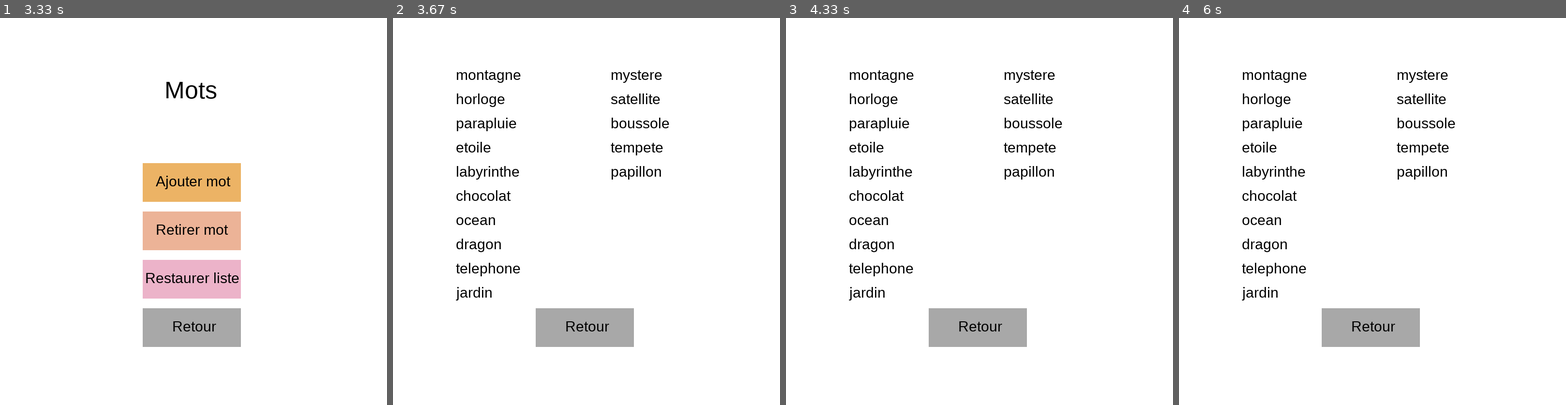
Above: before the commit, frames 1-4 (left to right).
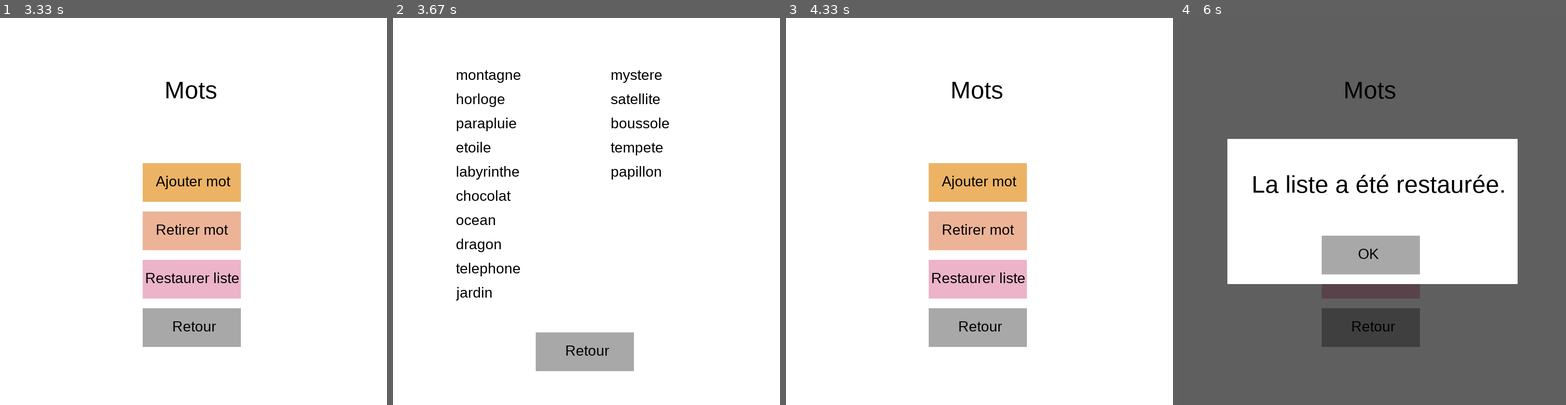
Above: after the commit, the same moments.

Repository: nicolas-riera/pendu
Game: pygame game, started from main.py
Same seed, same stepped clock (60 frames per second), same inputs: the game is played once before the commit and once after it.
Inputs (mouse positions are in pixels of both pictures, inside the frame that each line leads up to):
- Up to frame 1 (3.33 s): click "Jouer" at 0.38 s; click (232, 296) at 2.78 s; click "Mots" at 3.12 s
- Up to frame 2 (3.67 s): click (632, 246) at 3.45 s
- Up to frame 3 (4.33 s): click "telephone" at 3.78 s; click (979, 350) at 4.12 s, where only the run after the commit has a clickable "Retour"
- Up to frame 4 (6 s): click (1372, 180) at 4.45 s, where only the run after the commit has a clickable "Ajouter mot"; tap Enter at 4.73 s; click (1372, 254) at 5.12 s, where only the run after the commit has a clickable "OK"; click (1372, 327) at 5.45 s, where only the run after the commit has a clickable "Retour"; click (1372, 281) at 5.78 s, where only the run after the commit has a clickable "Restaurer liste"

Frame 1 is identical in both runs. In frame 2, 3.2% of the frame differs, in the area x 36-63%, y 75-92%; in frame 3, 9.8%; in frame 4, 76%, in the area x 0-100%, y 0-100%.

Commit message:
feat(remove_word): Added remove word feature

Diff:
--- a/src/options.py
+++ b/src/options.py
@@ -246,6 +246,8 @@
 
     while True:
 
+        clickable_words = []
+
         # pygame events
 
         events, mouseclicked, escpressed = pygame_events()
@@ -256,46 +258,74 @@
 
         for i in range(words_list_current_page * 20, len(words_list)):
             if (i-words_list_current_page * 20) < 10:
-                render_adaptive_text(
-            screen=screen,
-            text=words_list[i],
-            x=130,
-            y=100 + 50 * (i-words_list_current_page * 20),
-            max_width=250,
-            font_path=FONT_PATH
-            )
+                word_rect = render_adaptive_text(
+                    screen=screen,
+                    text=words_list[i],
+                    x=130,
+                    y=100 + 50 * (i-words_list_current_page * 20),
+                    max_width=250,
+                    font_path=FONT_PATH,
+                    clickable=True
+                )
+
+                clickable_words.append((words_list[i], word_rect))
+
 
             elif (i-words_list_current_page * 20) < 20:
-                render_adaptive_text(
-            screen=screen,
-            text=words_list[i],
-            x=450,
-            y=100 + 50 * ((i-words_list_current_page * 20)-10),
-            max_width=250,
-            font_path=FONT_PATH
-            )
+                word_rect = render_adaptive_text(
+                    screen=screen,
+                    text=words_list[i],
+                    x=450,
+                    y=100 + 50 * ((i-words_list_current_page * 20)-10),
+                    max_width=250,
+                    font_path=FONT_PATH,
+                    clickable=True
+                )
+
+                clickable_words.append((words_list[i], word_rect))
 
         if words_list_pages > 1:
             if words_list_current_page != 0:
                 previous_page_arrow = my_fonts[0].render("<", True, (0, 0, 0))
-                screen.blit(previous_page_arrow, (70, 610))
+                screen.blit(previous_page_arrow, (70, 660))
             if words_list_current_page != words_list_pages-1:
                 next_page_arrow = my_fonts[1].render(">", True, (0, 0, 0))
-                screen.blit(next_page_arrow, (700, 610))
-
-        pygame.draw.rect(screen, (168, 168, 168), (295, 600, 203, 80))
-        return_button = pygame.Rect((295, 600, 203, 80))
+                screen.blit(next_page_arrow, (700, 660))
+
+        pygame.draw.rect(screen, (168, 168, 168), (295, 650, 203, 80))
+        return_button = pygame.Rect((295, 650, 203, 80))
         return_button_text = my_fonts[0].render("Retour", True, (0, 0, 0))
-        screen.blit(return_button_text, (356, 620))
+        screen.blit(return_button_text, (356, 670))
 
         pygame.display.flip()
         clock.tick(60)
 
         # Logic
 
+        hover = False
+
         if escpressed:
             break
-
+        elif return_button.collidepoint(pygame.mouse.get_pos()):
+            if mouseclicked:
+                pygame.mouse.set_cursor(pygame.SYSTEM_CURSOR_ARROW)
+                break
+            else:
+                hover = True
+
+        for word, word_rect in clickable_words:
+            if word_rect.collidepoint(pygame.mouse.get_pos()):
+                if mouseclicked:
+                    pygame.mouse.set_cursor(pygame.SYSTEM_CURSOR_ARROW)
+                    remove_word(words_list.index(word))
+                    words_list = read_words()
+                else:
+                    hover = True
+
+        if hover == True:
+            pygame.mouse.set_cursor(pygame.SYSTEM_CURSOR_HAND)
+        else:
+            pygame.mouse.set_cursor(pygame.SYSTEM_CURSOR_ARROW)
 
 def popup(screen, clock, my_fonts, mouseclicked, text, text_pos):
 
--- a/src/render_adaptive_text.py
+++ b/src/render_adaptive_text.py
@@ -13,7 +13,8 @@
     font_path,
     max_size=30,
     min_size=12,
-    color=(0, 0, 0)
+    color=(0, 0, 0),
+    clickable=False
 ):
     size = max_size
     font = pygame.font.Font(font_path, size)
@@ -24,4 +25,9 @@
         font = pygame.font.Font(font_path, size)
         text_surface = font.render(text, True, color)
 
-    screen.blit(text_surface, (x, y))
+    rect = text_surface.get_rect(topleft=(x, y))
+    screen.blit(text_surface, rect)
+
+    if clickable:
+        return rect
+    return
--- a/src/words_mgt.py
+++ b/src/words_mgt.py
@@ -22,6 +22,8 @@
 
     file_list.append(word)
 
+    print(file_list)
+
     text_list=""
     for e in file_list:
         text_list += e +"\n"
@@ -31,7 +33,9 @@
 
 def remove_word(index):
 
-    file_list = read_words_file().pop(18-index)
+    file_list = read_words_file()
+
+    file_list.pop(18+index)
 
     text_list=""
     for e in file_list:
